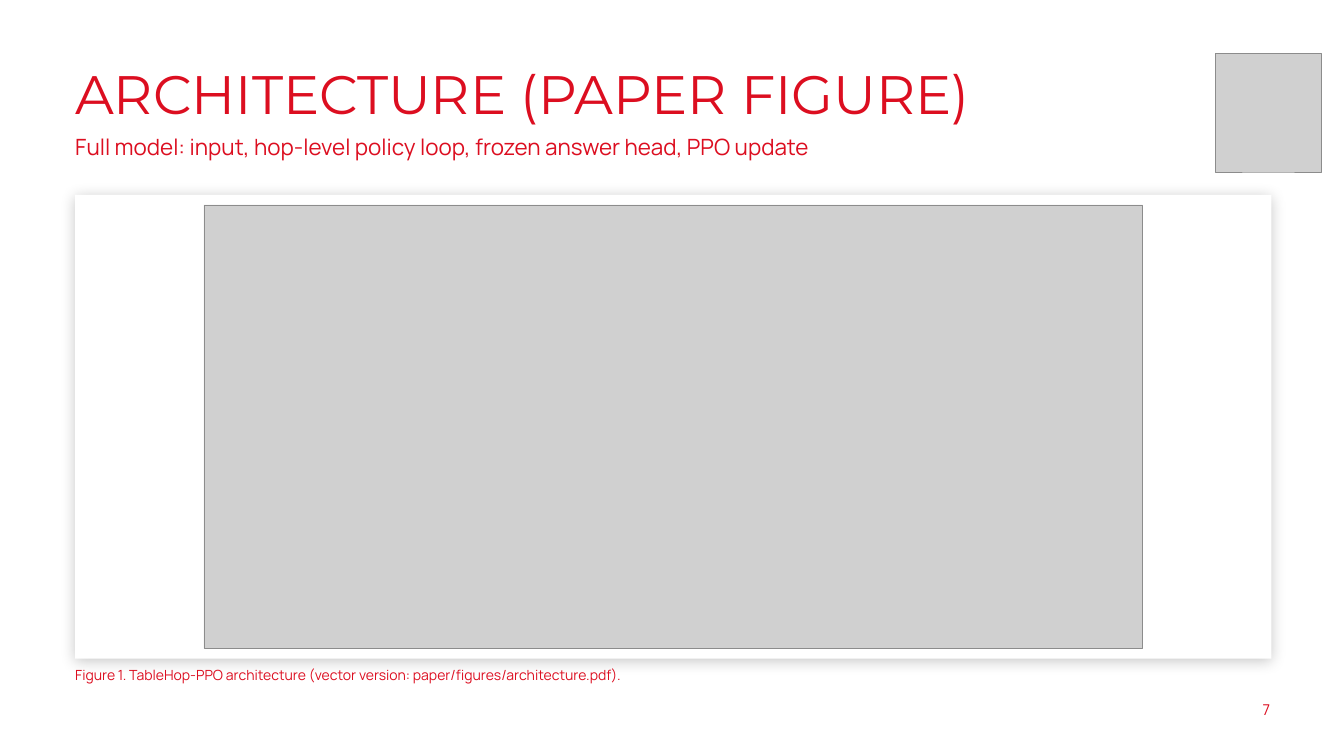
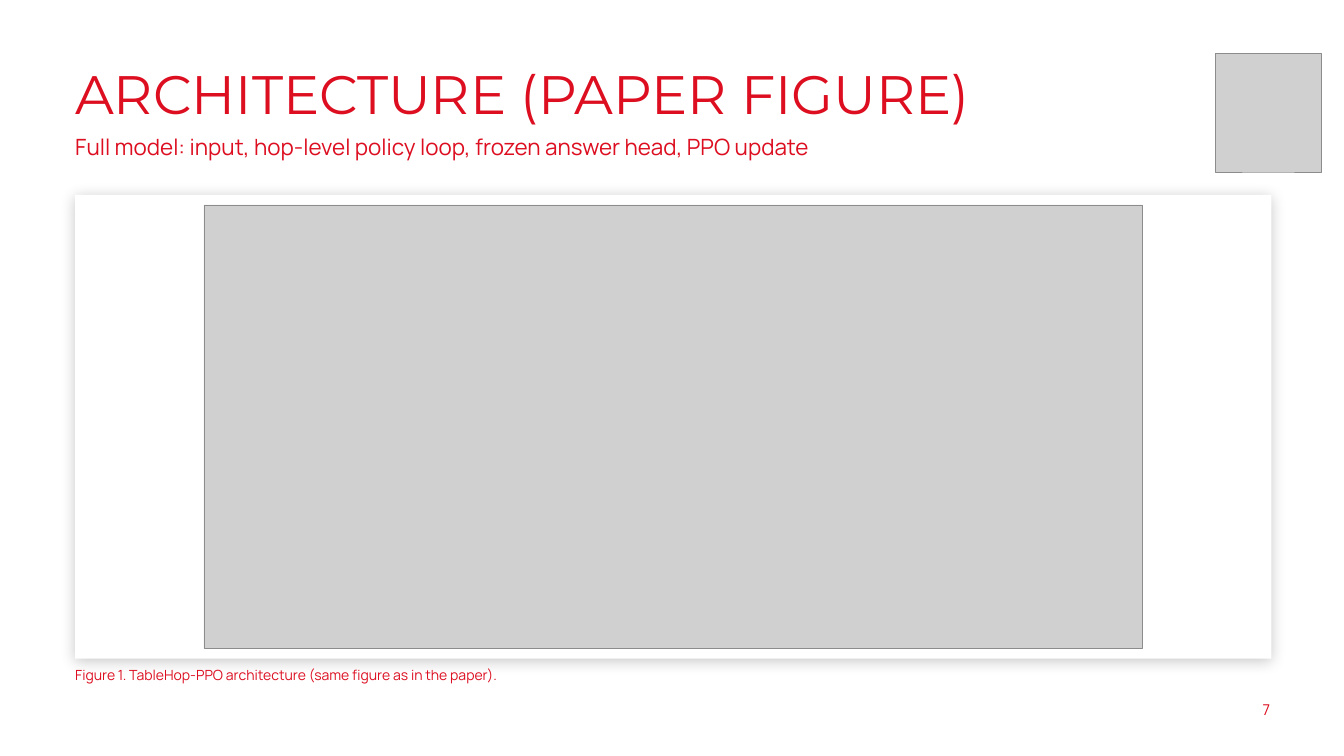
Before and after one commit to Dhruv-Git21/CS769-TableHopPPO, a slide deck: slide 7 of deliverables/final_presentation.pptx. Drawn at 1344x756 pixels with LibreOffice and Linux fonts; fonts in the diff are those of the drawing; grey boxes stand for pictures; background and template pictures are left out. Boxes give left, top, right and bottom in pixels: in the first picture for what was removed or moved away, otherwise in the second. Text is boxed around its words. In the diff, an @@ line names an element or a change of style, - is before the commit and + after.

```diff
--- a/deliverables/final_presentation.pptx
+++ b/deliverables/final_presentation.pptx
@@ text at bbox=[75, 668, 497, 684]: text changed @@
-Figure 1. TableHop-PPO architecture (vector version: paper/figures/architecture.pdf).
+Figure 1. TableHop-PPO architecture (same figure as in the paper).
```
Also in this commit, not shown: 3 other slides changed, 4 other files.
